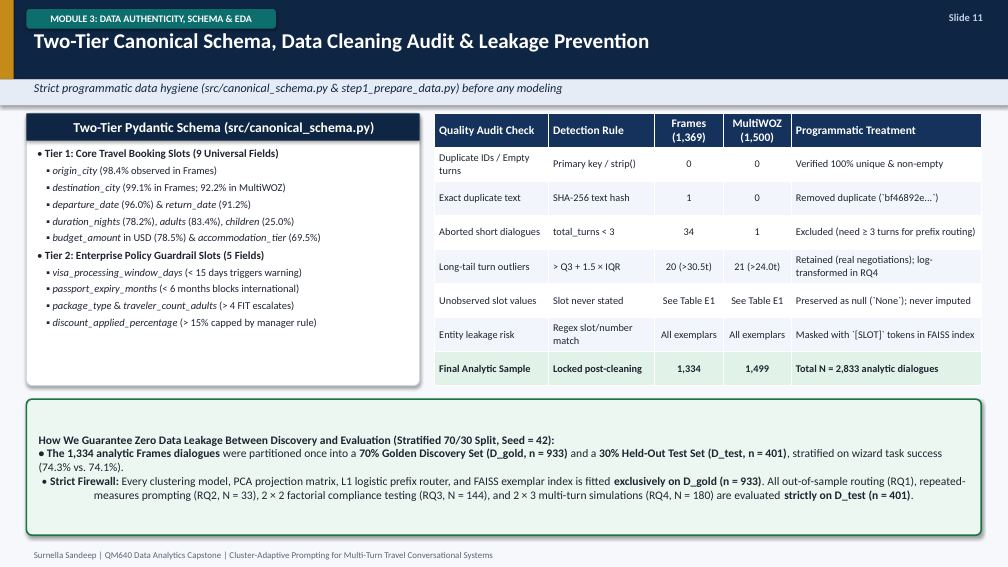
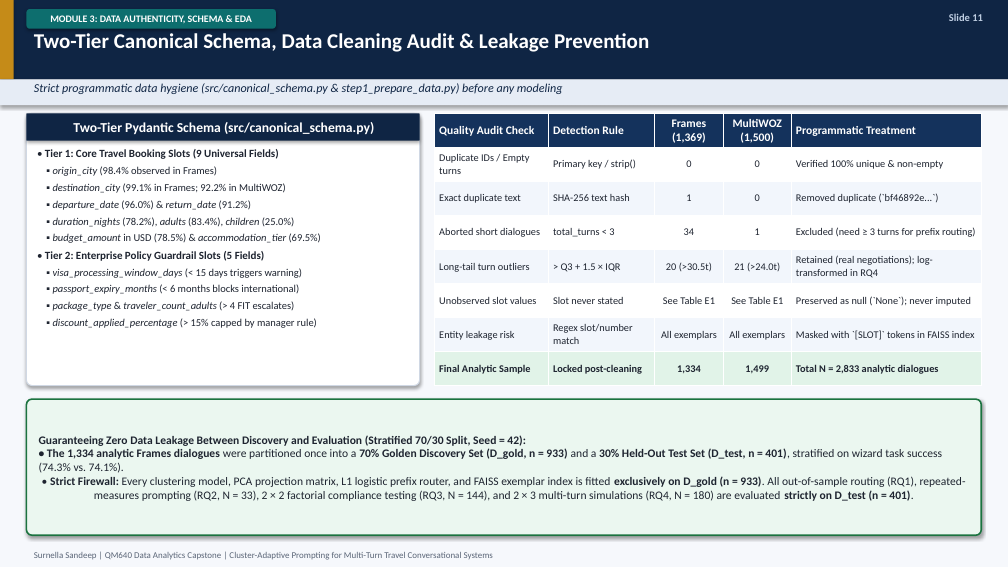
Before and after one commit to surnella/QM640-Dialogue-Clustering-Capstone, a slide deck: slide 11 of final/QM_640_Defense_Presentation_Sandeep_Surnella.pptx. Drawn at 1008x567 pixels with LibreOffice and Linux fonts; fonts in the diff are those of the drawing. Boxes give left, top, right and bottom in pixels: in the first picture for what was removed or moved away, otherwise in the second. Text is boxed around its words. In the diff, an @@ line names an element or a change of style, - is before the commit and + after.

```diff
--- a/final/QM_640_Defense_Presentation_Sandeep_Surnella.pptx
+++ b/final/QM_640_Defense_Presentation_Sandeep_Surnella.pptx
@@ text in rounded rectangle at [39, 435, 966, 501]: text changed @@
-How We Guarantee Zero Data Leakage Between Discovery and Evaluation (Stratified 70/30 Split, Seed = 42):
-• The 1,334 analytic Frames dialogues were partitioned once into a 70% Golden Discovery Set (D_gold, n = 933) and a 30% Held-Out Test Set (D_test, n = 401), stratified on wizard task success (74.3% vs. 74.1%).
-• Strict Firewall: Every clustering model, PCA projection matrix, L1 logistic prefix router, and FAISS exemplar index is fitted exclusively on D_gold (n = 933). All out-of-sample routing (RQ1), repeated-measures prompting (RQ2, N = 33), 2 × 2 factorial compliance testing (RQ3, N = 144), and 2 × 3 multi-turn simulations (RQ4, N = 180) are evaluated strictly on D_test (n = 401).
+Guaranteeing Zero Data Leakage Between Discovery and Evaluation (Stratified 70/30 Split, Seed = 42):
+• The 1,334 analytic Frames dialogues were partitioned once into a 70% Golden Discovery Set (D_gold, n = 933) and a 30% Held-Out Test Set (D_test, n = 401), stratified on wizard task success (74.3% vs. 74.1%).
+• Strict Firewall: Every clustering model, PCA projection matrix, L1 logistic prefix router, and FAISS exemplar index is fitted exclusively on D_gold (n = 933). All out-of-sample routing (RQ1), repeated-measures prompting (RQ2, N = 33), 2 × 2 factorial compliance testing (RQ3, N = 144), and 2 × 3 multi-turn simulations (RQ4, N = 180) are evaluated strictly on D_test (n = 401).
```
Also in this commit, not shown: 30 other slides changed, 1 slide added, 15 other files.
